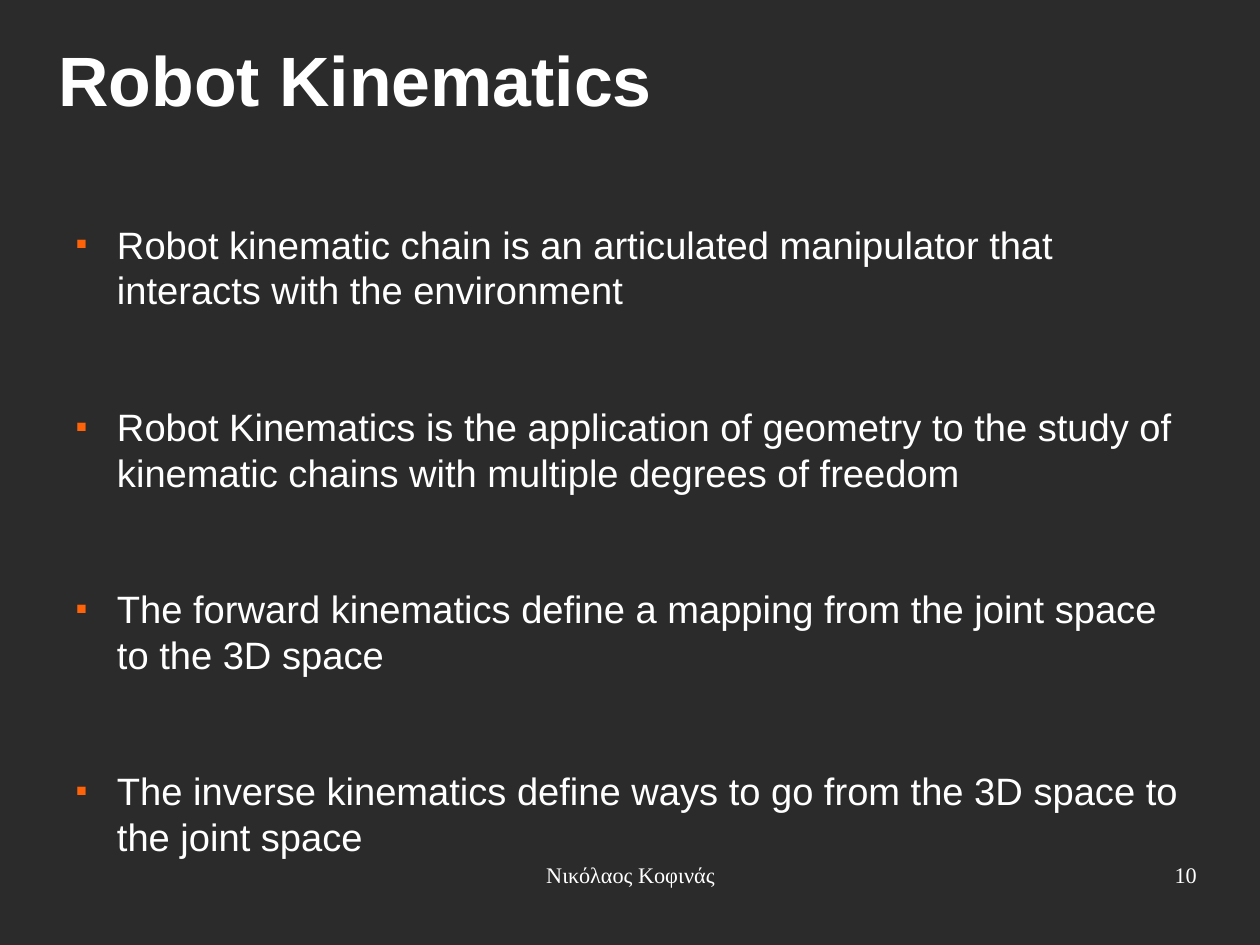
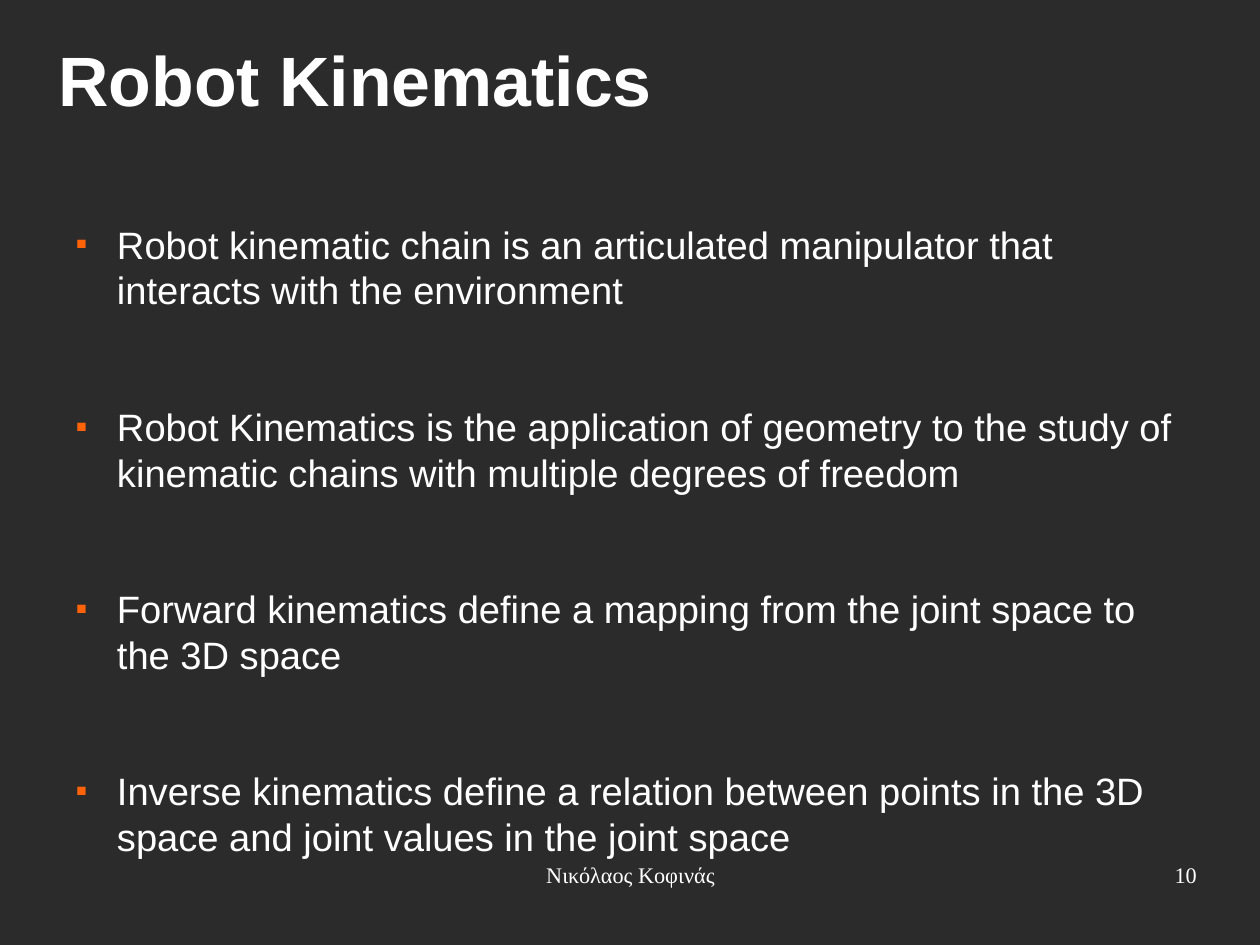
Before and after one commit to eldr4d/MyThesis, a slide deck: slide 10 of presentation.odp. Drawn at 1260x945 pixels with LibreOffice and Linux fonts; fonts in the diff are those of the drawing; background and template pictures are left out; a plain dark background stands for a picture behind light text. Boxes give left, top, right and bottom in pixels: in the first picture for what was removed or moved away, otherwise in the second. Text is boxed around its words. In the diff, an @@ line names an element or a change of style, - is before the commit and + after.

```diff
--- a/presentation.odp
+++ b/presentation.odp
@@ text at [117, 595, 1144, 859]: text changed @@
-■ The forward kinematics define a mapping from the joint space to the 3D space
-■ The inverse kinematics define ways to go from the 3D space to the joint space
+■ Forward kinematics define a mapping from the joint space to the 3D space
+■ Inverse kinematics define a relation between points in the 3D space and joint values in the joint space
```
Also in this commit, not shown: 17 other slides changed, 5 slides added, 2 slides removed.
